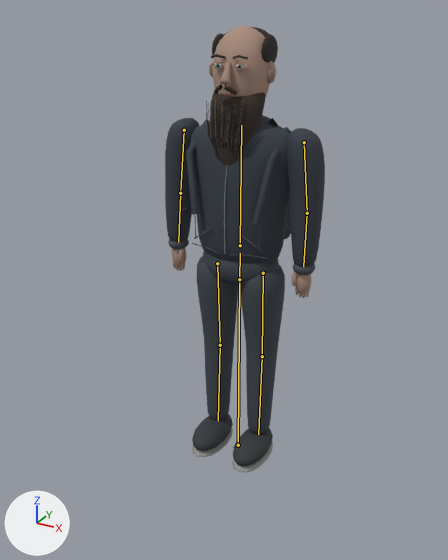
What one commit did to the glTF model gabriel-portfolio/public/models/gabriel-rigged.glb.
Before and after are seen from a camera (50 mm lens) standing at (1.084, -2.107, 1.885) and looking at (0.004, -0.144, 0.904). Arrows for +X, +Y and +Z are at lower left; the lights stay in place. The first picture is the older version. The bones that change, and the others that lie on the model, are drawn over the model as lines.

Objects in the first picture: 'Hoodie body'.
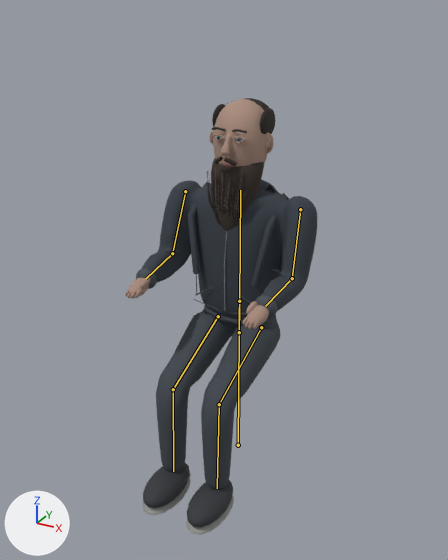
The newer file adds an action. The first version stands in its rest pose; the second is drawn at frame 22 of the action 'Sit'.

Boxes (x1, y1, x2, y2) around the edits, measured in the pictures (448 x 560 px):
'Hoodie body', posed (20% wider): before (165, 26, 325, 473); after (125, 98, 317, 535)
bone 'hips', root to tip: before (239, 279) to (240, 253); after (239, 332) to (239, 308)
bone 'arm-1', root to tip: before (184, 130) to (180, 193); after (185, 191) to (172, 253)
bone 'forearm-1', root to tip: before (180, 193) to (178, 242); after (172, 253) to (146, 278)
bone 'arm1', root to tip: before (304, 142) to (307, 213); after (300, 209) to (292, 278)
bone 'forearm1', root to tip: before (307, 213) to (303, 266); after (292, 278) to (265, 306)
bone 'thigh-1', root to tip: before (217, 263) to (220, 345); after (218, 316) to (173, 389)
bone 'shin-1', root to tip: before (220, 345) to (218, 421); after (173, 389) to (173, 471)
bone 'thigh1', root to tip: before (263, 273) to (262, 356); after (261, 327) to (219, 404)
bone 'shin1', root to tip: before (262, 356) to (258, 434); after (219, 404) to (217, 488)

Patch to the scene script:
```diff
--- a/gabriel-portfolio/public/models/gabriel-rigged.glb.py
+++ b/gabriel-portfolio/public/models/gabriel-rigged.glb.py
@@ bone_hips @@
 bone_hips = bpy.data.objects['Gabriel_Armature'].pose.bones['hips']  # child of 'root'
-bone_hips.location = (0.0, 0.0, 0.0)
+bone_hips.location = (0.0, -0.25, 0.0)
@@ bone_arm_1 @@
 bone_arm_1 = bpy.data.objects['Gabriel_Armature'].pose.bones['arm-1']  # child of 'spine'
-bone_arm_1.rotation_quaternion = (1.0, 0.0, 0.0, 0.0)  # degrees (0, 0, 0)
+bone_arm_1.rotation_quaternion = (-0.985, 0.174, 0.0, 0.0)  # degrees (-20, 0, 0)
@@ bone_forearm_1 @@
 bone_forearm_1 = bpy.data.objects['Gabriel_Armature'].pose.bones['forearm-1']  # child of 'arm-1'
-bone_forearm_1.rotation_quaternion = (1.0, 0.0, 0.0, 0.0)  # degrees (0, 0, 0)
+bone_forearm_1.rotation_quaternion = (0.88, -0.474, 0.0, 0.0)  # degrees (-57, 0, 0)
@@ bone_arm1 @@
 bone_arm1 = bpy.data.objects['Gabriel_Armature'].pose.bones['arm1']  # child of 'spine'
-bone_arm1.rotation_quaternion = (1.0, 0.0, 0.0, 0.0)  # degrees (0, 0, 0)
+bone_arm1.rotation_quaternion = (-0.985, 0.174, 0.0, 0.0)  # degrees (-20, 0, 0)
@@ bone_forearm1 @@
 bone_forearm1 = bpy.data.objects['Gabriel_Armature'].pose.bones['forearm1']  # child of 'arm1'
-bone_forearm1.rotation_quaternion = (1.0, 0.0, 0.0, 0.0)  # degrees (0, 0, 0)
+bone_forearm1.rotation_quaternion = (0.88, -0.475, 0.0, 0.0)  # degrees (-57, 0, 0)
@@ bone_thigh_1 @@
 bone_thigh_1 = bpy.data.objects['Gabriel_Armature'].pose.bones['thigh-1']  # child of 'hips'
-bone_thigh_1.rotation_quaternion = (1.0, 0.0, 0.0, 0.0)  # degrees (0, 0, 0)
+bone_thigh_1.rotation_quaternion = (-0.825, 0.565, 0.0, 0.0)  # degrees (-69, 0, 0)
@@ bone_shin_1 @@
 bone_shin_1 = bpy.data.objects['Gabriel_Armature'].pose.bones['shin-1']  # child of 'thigh-1'
-bone_shin_1.rotation_quaternion = (1.0, 0.0, 0.0, 0.0)  # degrees (0, 0, 0)
+bone_shin_1.rotation_quaternion = (0.825, 0.565, 0.0, 0.0)  # degrees (69, 0, 0)
@@ bone_thigh1 @@
 bone_thigh1 = bpy.data.objects['Gabriel_Armature'].pose.bones['thigh1']  # child of 'hips'
-bone_thigh1.rotation_quaternion = (1.0, 0.0, 0.0, 0.0)  # degrees (0, 0, 0)
+bone_thigh1.rotation_quaternion = (-0.825, 0.565, 0.0, 0.0)  # degrees (-69, 0, 0)
@@ bone_shin1 @@
 bone_shin1 = bpy.data.objects['Gabriel_Armature'].pose.bones['shin1']  # child of 'thigh1'
-bone_shin1.rotation_quaternion = (1.0, 0.0, 0.0, 0.0)  # degrees (0, 0, 0)
+bone_shin1.rotation_quaternion = (0.825, 0.565, 0.0, 0.0)  # degrees (69, 0, 0)
```
